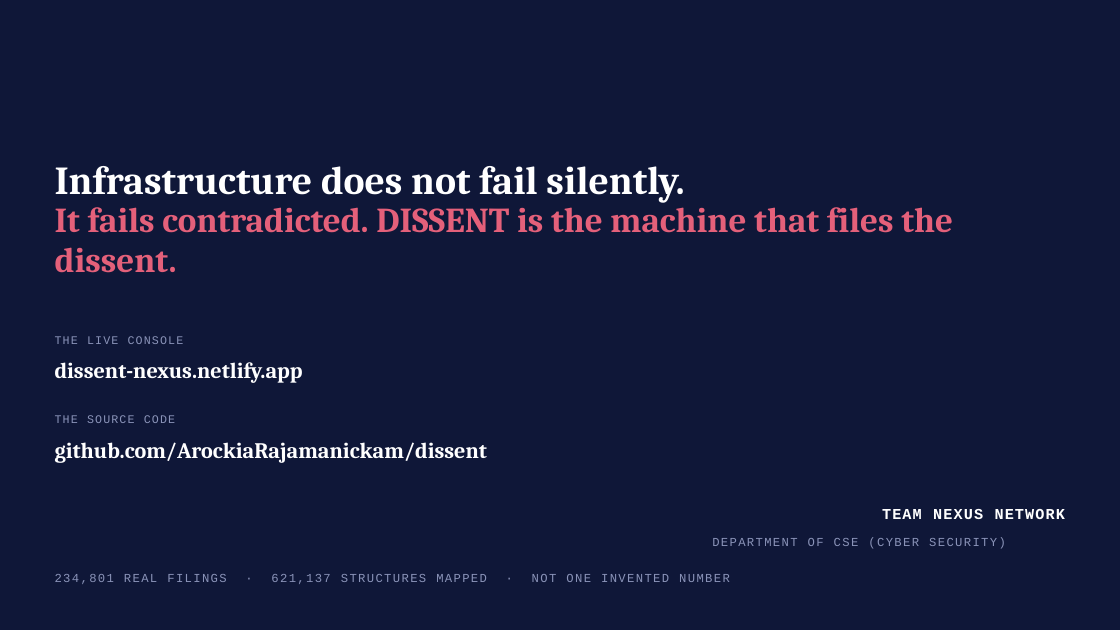
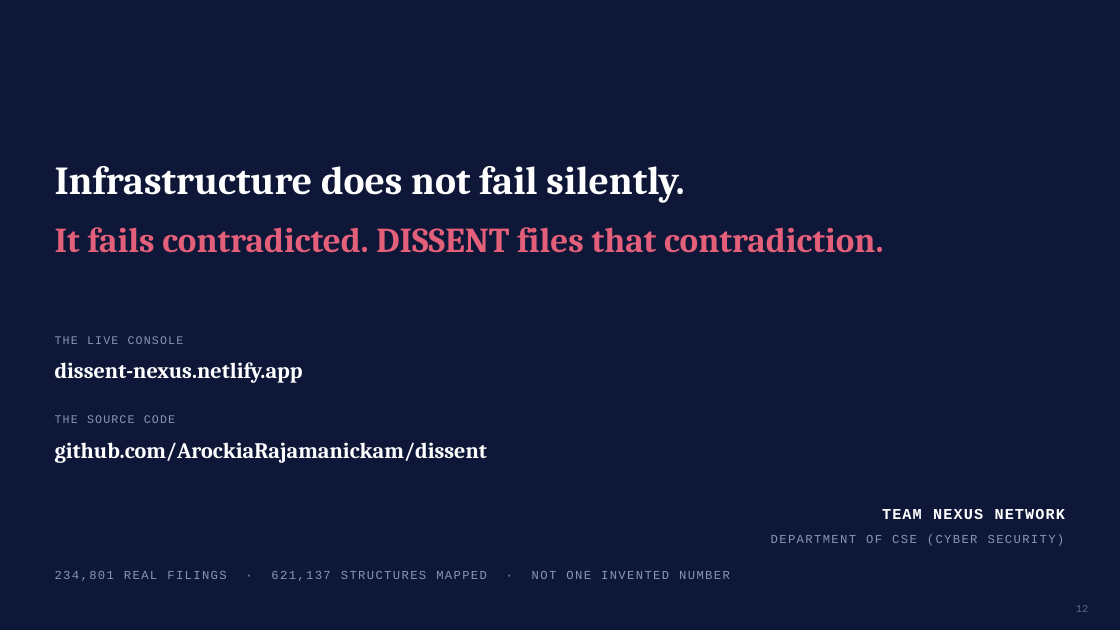
Before and after one commit to ArockiaRajamanickam/dissent, a slide deck: slide 12 of pitch/DISSENT_Nexus_Network_Pitch.pptx. Drawn at 1120x630 pixels with LibreOffice and Linux fonts; fonts in the diff are those of the drawing. Boxes give left, top, right and bottom in pixels: in the first picture for what was removed or moved away, otherwise in the second. Text is boxed around its words. In the diff, an @@ line names an element or a change of style, - is before the commit and + after.

```diff
--- a/pitch/DISSENT_Nexus_Network_Pitch.pptx
+++ b/pitch/DISSENT_Nexus_Network_Pitch.pptx
@@ text at [55, 227, 883, 253]: text changed @@
-It fails contradicted. DISSENT is the machine that files the dissent.
+It fails contradicted. DISSENT files that contradiction.
@@ text "DEPARTMENT OF CSE (CYBER SECURITY)" at [771, 534, 1065, 546]: alignment left to right; vertical alignment middle to top @@
@@ text "234,801 REAL FILINGS · 621,137 ..." at [55, 571, 730, 581]: vertical alignment middle to top @@
@@ page number added at [1076, 605, 1089, 612], 9 pt, text #5C6795 @@
+12
```
Also in this commit, not shown: 11 other slides changed, 16 other files.
